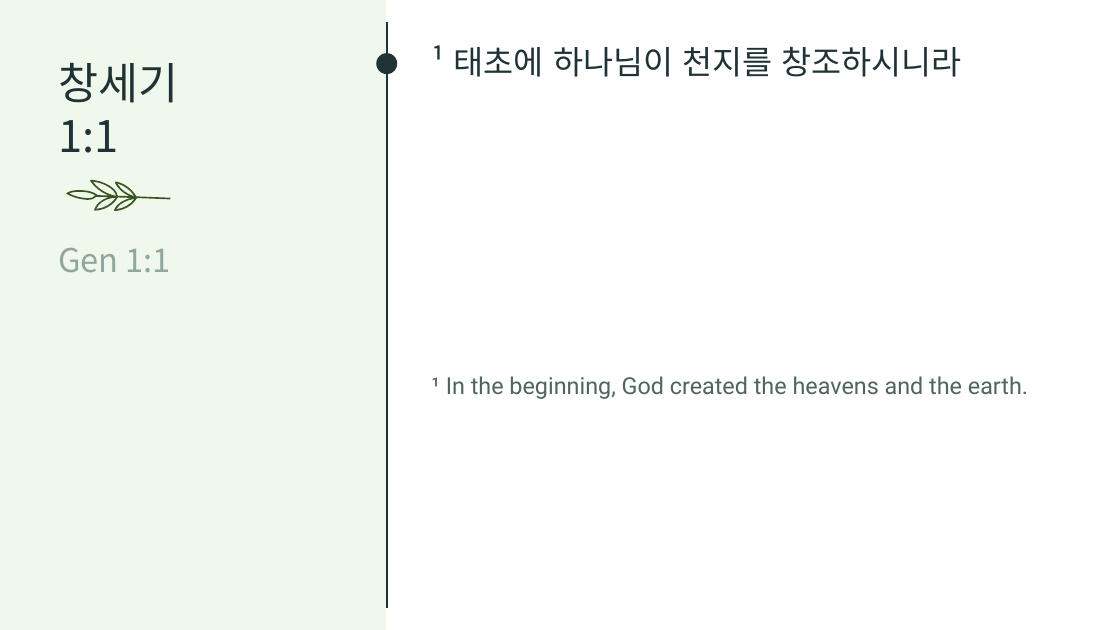
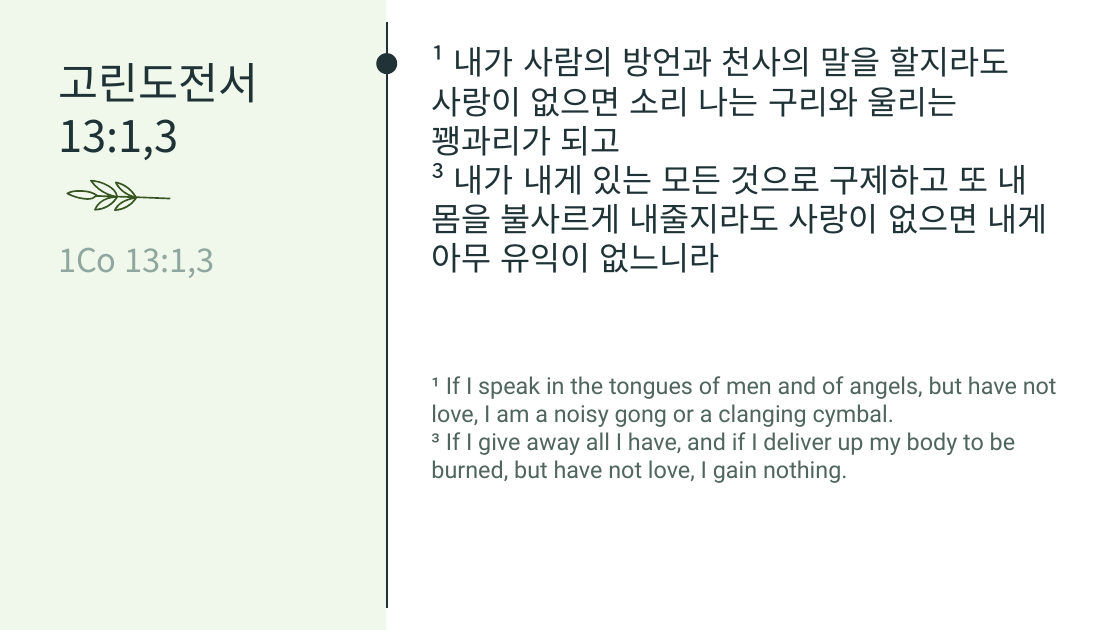
Before and after one commit to mmminq/Bible_Reference_to_PPT, a slide deck: slide 1 of pptx_template/output.pptx. Drawn at 1120x630 pixels with LibreOffice and Linux fonts; fonts in the diff are those of the drawing. Boxes give left, top, right and bottom in pixels: in the first picture for what was removed or moved away, otherwise in the second. Text is boxed around its words. In the diff, an @@ line names an element or a change of style, - is before the commit and + after.

```diff
--- a/pptx_template/output.pptx
+++ b/pptx_template/output.pptx
@@ text at [431, 45, 1047, 273]: text changed @@
-¹ 태초에 하나님이 천지를 창조하시니라
+¹ 내가 사람의 방언과 천사의 말을 할지라도 사랑이 없으면 소리 나는 구리와 울리는 꽹과리가 되고
+³ 내가 내게 있는 모든 것으로 구제하고 또 내 몸을 불사르게 내줄지라도 사랑이 없으면 내게 아무 유익이 없느니라
@@ text at [58, 63, 258, 160]: text changed @@
-창세기
-1:1
+고린도전서
+13:1,3
@@ text at [58, 248, 215, 278]: text changed @@
-Gen 1:1
+1Co 13:1,3
@@ text at [431, 376, 1057, 483]: text changed @@
-¹ In the beginning, God created the heavens and the earth.
+¹ If I speak in the tongues of men and of angels, but have not love, I am a noisy gong or a clanging cymbal.
+³ If I give away all I have, and if I deliver up my body to be burned, but have not love, I gain nothing.
```
Also in this commit, not shown: 1 slide removed, 2 other files.
